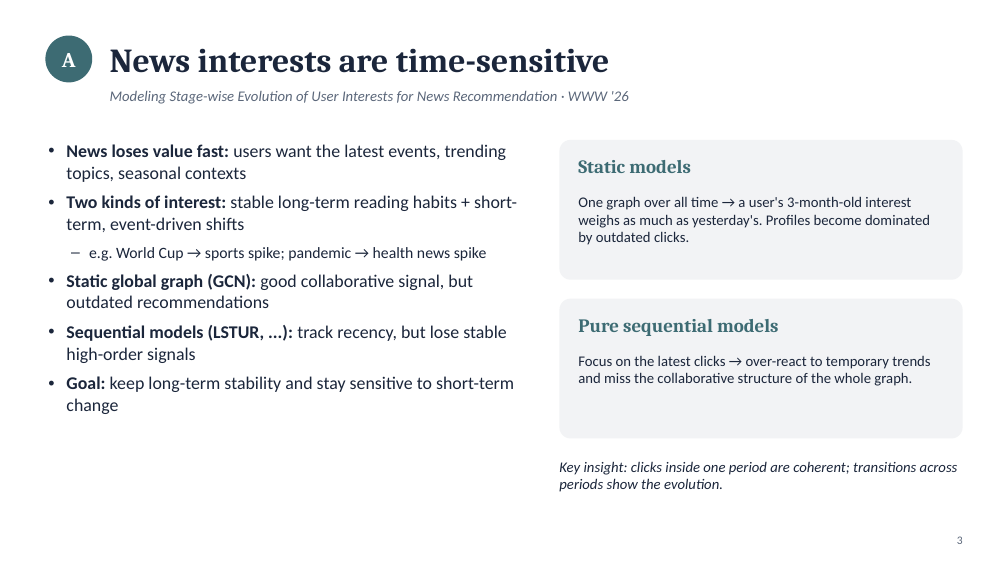
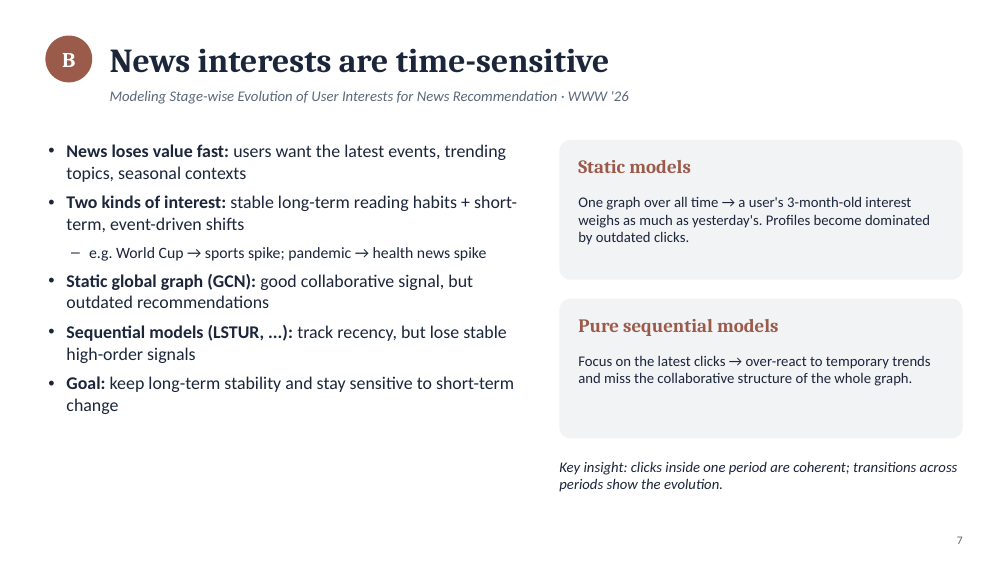
Before and after one commit to CH-Joshua-Hsiao/NYCU-BigDataAnalytics-Papers, a slide deck: slide 7 of paper_presentation.pptx (slide 3 before the commit). Drawn at 1008x567 pixels with LibreOffice and Linux fonts; fonts in the diff are those of the drawing. Boxes give left, top, right and bottom in pixels: in the first picture for what was removed or moved away, otherwise in the second. Text is boxed around its words. In the diff, an @@ line names an element or a change of style, - is before the commit and + after.

```diff
--- a/paper_presentation.pptx
+++ b/paper_presentation.pptx
@@ ellipse "B" at [45,36,92,82]: fill #3D6B73 to #9A5B4B @@
@@ text in ellipse at [62,53,75,67]: text changed @@
-A
+B
@@ text "Static models" at [578,160,691,173]: text colour #3D6B73 to #9A5B4B @@
@@ text "Pure sequential models" at [578,319,779,336]: text colour #3D6B73 to #9A5B4B @@
@@ text at [957,536,963,544]: text changed @@
-3
+7
```
Also in this commit, not shown: 12 other slides changed, 16 other files.
